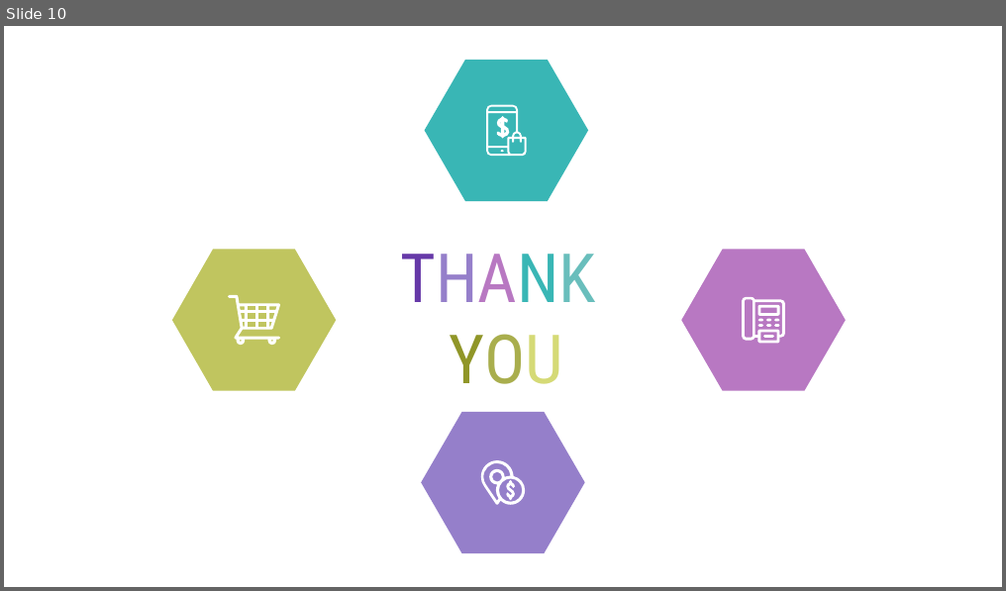
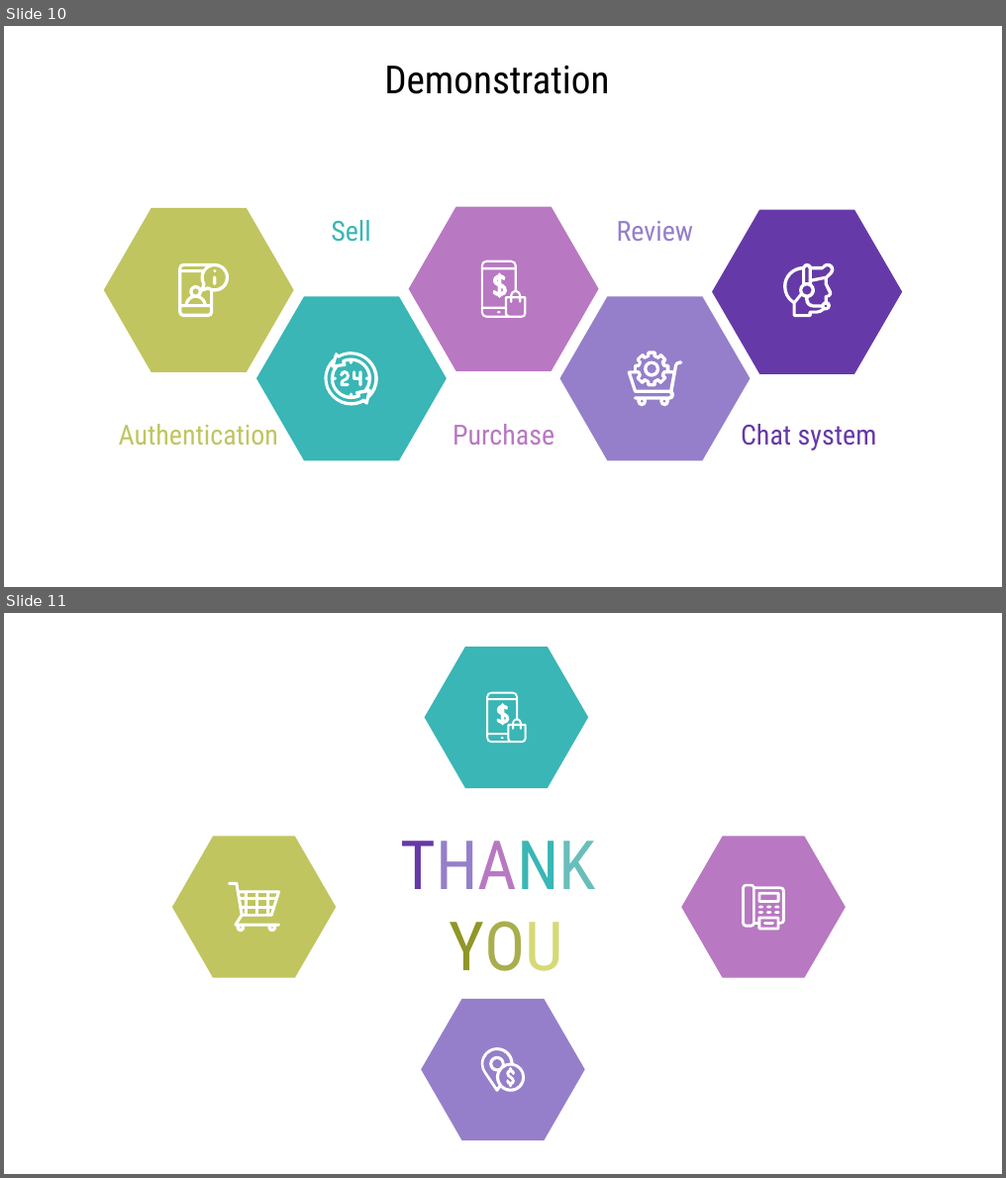
Before and after one commit to Maliha-Zaman/Spectrum, a slide deck: Presentations/Spectrum_FullSlide.pptx. Shown one above the other, each under a label of ours: slide 10 before the commit, slides 10 and 11 after it. The pictures are 1006x591 and 1006x1178 pixels, drawn with LibreOffice and Linux fonts; fonts in the diff are those of the drawing. Boxes give left, top, right and bottom in pixels: in the first picture for what was removed or moved away, otherwise in the second. Text is boxed around its words. In the diff, an @@ line names an element or a change of style, - is before the commit and + after.

```diff
--- a/Presentations/Spectrum_FullSlide.pptx
+++ b/Presentations/Spectrum_FullSlide.pptx
@@ slide 10 added at box(4, 26, 1002, 587), background #FFFFFF @@
@@ title added at box(384, 65, 609, 94), 28 pt, text #000000 @@
+Demonstration
@@ freeform shape added at box(104, 207, 293, 372), fill #C0C55F @@
@@ text added at box(331, 220, 370, 242), 20 pt, text #39B6B5 @@
+Sell
@@ freeform shape added at box(408, 206, 598, 372), fill #B878C2 @@
@@ text added at box(617, 221, 694, 241), 20 pt, text #957FCA @@
+Review
@@ freeform shape added at box(712, 209, 902, 374), fill #6639A8 @@
@@ freeform shape added at box(481, 261, 526, 318), fill #FFFFFF @@
@@ freeform shape added at box(178, 264, 229, 317), fill #FFFFFF @@
@@ freeform shape added at box(213, 275, 216, 285), fill #FFFFFF @@
@@ freeform shape added at box(214, 270, 217, 273), fill #FFFFFF @@
@@ freeform shape added at box(492, 273, 507, 297), fill #FFFFFF @@
@@ freeform shape added at box(783, 264, 835, 317), fill #FFFFFF @@
@@ freeform shape added at box(256, 296, 447, 461), fill #39B6B5 @@
@@ freeform shape added at box(497, 311, 501, 313), fill #FFFFFF @@
@@ freeform shape added at box(559, 296, 749, 461), fill #957FCA @@
@@ freeform shape added at box(628, 352, 683, 406), fill #FFFFFF @@
@@ freeform shape added at box(325, 353, 378, 406), fill #FFFFFF @@
@@ freeform shape added at box(341, 371, 350, 386), fill #FFFFFF @@
@@ freeform shape added at box(352, 371, 362, 386), fill #FFFFFF @@
@@ freeform shape added at box(644, 362, 659, 377), fill #FFFFFF @@
@@ text added at box(119, 424, 278, 446), 20 pt, text #C0C55F @@
+Authentication
@@ text added at box(452, 424, 554, 445), 20 pt, text #B878C2 @@
+Purchase
@@ text added at box(741, 424, 877, 451), 20 pt, text #6639A8 @@
+Chat system
@@ what was slide 10 is now slide 11 @@
```
Also in this commit, not shown: 3 slides changed, 1 other slide added, 4 slides removed, 29 other files.
